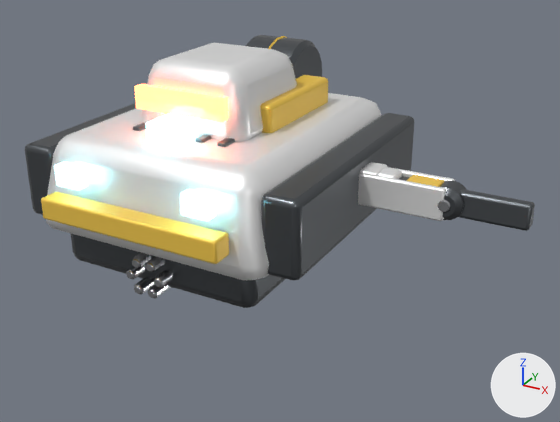
A saved change to the glTF model public/assets/models/robots/mantis/auto.glb.
Before and after are seen from a 50 mm lens placed at (0.777, -1.212, 0.516), pointed at (0.149, -0.071, -0.054). Every picture has the same lights, and +X, +Y and +Z are marked at lower right. The older version comes first. Vertices at exactly the same position are counted once.

Names of what the first picture shows: 'Barrel', 'Hull', 'LegLower', 'LegUpper', 'Turret'.
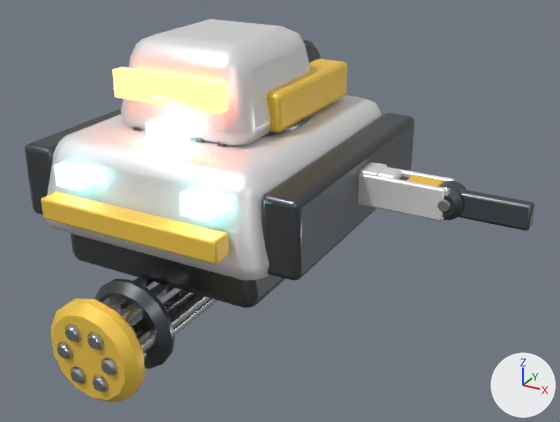
What differs and where, as boxes [x1, y1, x2, y2] in the pictures (560 x 422 px; the box of a moved part takes in the faces that stretch with it):
'Turret', rescaled (21% wider, 27% taller): before [134, 42, 328, 142]; after [112, 19, 347, 146]
'Barrel', reshaped: before [126, 253, 174, 299]; after [51, 275, 218, 403]
part 1 of me_barrel, moved or reshaped (not visible before): after [95, 279, 175, 369]
part 2 of me_barrel, moved or reshaped: before [154, 270, 172, 288]; after [101, 292, 211, 376]
part 3 of me_barrel, moved or reshaped: before [146, 256, 165, 272]; after [87, 281, 181, 350]
part 4 of me_barrel, moved or reshaped: before [132, 253, 151, 268]; after [65, 275, 159, 343]
part 5 of me_barrel, moved or reshaped: before [126, 266, 145, 280]; after [57, 341, 73, 360]
part 6 of me_barrel, moved or reshaped: before [134, 277, 154, 295]; after [71, 290, 190, 384]
part 7 of me_barrel, moved or reshaped: before [148, 284, 171, 299]; after [92, 298, 218, 393]
part 8 of me_barrel, added (yellow): after [51, 298, 145, 403]

Edits to the bpy script that builds the scene:
```text
Change me_barrel:
    used by ob_barrel; location = (0.0, 0.0, 0.0)
    remove me_barrel.from_pydata(...)  # 384 vertices, 736 faces; spans x -0.055..0.055, y -0.29..0.12, z -0.185..-0.075
    add me_barrel.from_pydata(...)  # 440 vertices, 844 faces; spans x -0.091..0.091, y -0.449..0.186, z -0.294..-0.108
    me_barrel part 1: the loose piece of 64 vertices spanning x -0.055..0.055, y -0.222..-0.198, z -0.185..-0.075 is scaled about the mesh origin by 1.55
    me_barrel part 2: the loose piece of 44 vertices spanning x 0.02..0.04, y -0.29..0.03, z -0.14..-0.12 is scaled about the mesh origin by 1.55
    me_barrel part 3: the loose piece of 42 vertices spanning x 0.005..0.025, y -0.29..0.03, z -0.114..-0.094 is scaled about the mesh origin by 1.55
    me_barrel part 4: the loose piece of 42 vertices spanning x -0.025..-0.005, y -0.29..0.03, z -0.114..-0.094 is scaled about the mesh origin by 1.55
    me_barrel part 5: the loose piece of 44 vertices spanning x -0.04..-0.02, y -0.29..0.03, z -0.14..-0.12 is scaled about the mesh origin by 1.55
    me_barrel part 6: the loose piece of 42 vertices spanning x -0.025..-0.005, y -0.29..0.03, z -0.166..-0.146 is scaled about the mesh origin by 1.55
    me_barrel part 7: the loose piece of 42 vertices spanning x 0.005..0.025, y -0.29..0.03, z -0.166..-0.146 is scaled about the mesh origin by 1.55
    me_barrel part 8: a new loose piece of 56 vertices spanning x -0.091..0.091, y -0.442..-0.395, z -0.294..-0.108, in mat_hazard (yellow #f9ce50)
    other edits to the shape of me_barrel do not show in these pictures
    add me_barrel.materials.append(mat_hazard)  # yellow #f9ce50
Change me_turret:
    used by ob_turret; location = (0.0, 0.0, 0.0)
    remove me_turret.from_pydata(...)  # 216 vertices, 416 faces; spans x -0.13..0.13, y -0.165..0.17, z 0.03..0.21
    add me_turret.from_pydata(...)  # 216 vertices, 416 faces; spans x -0.156..0.156, y -0.198..0.204, z 0.036..0.252
    me_turret part 9: the whole mesh is scaled about the mesh origin by 1.2
```
